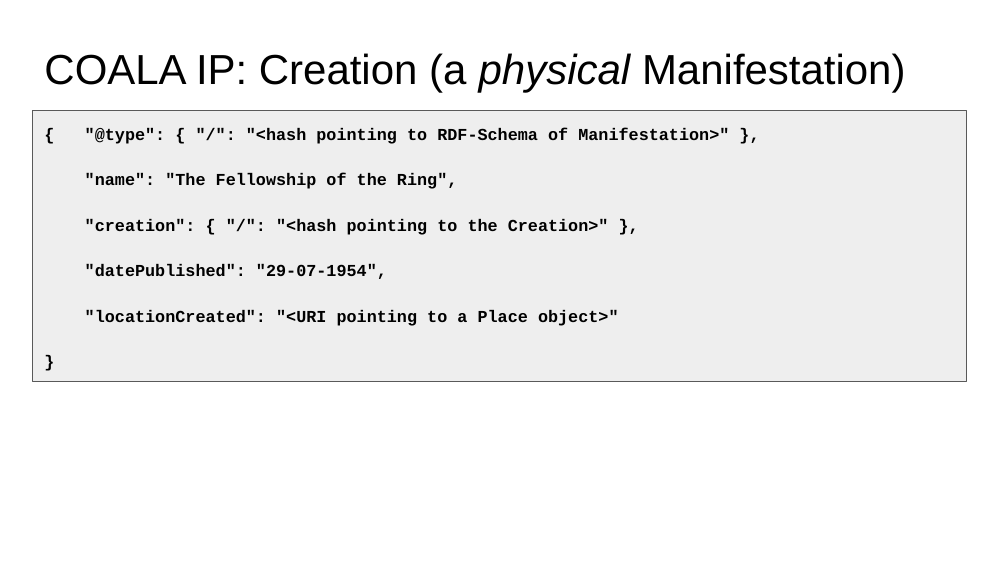
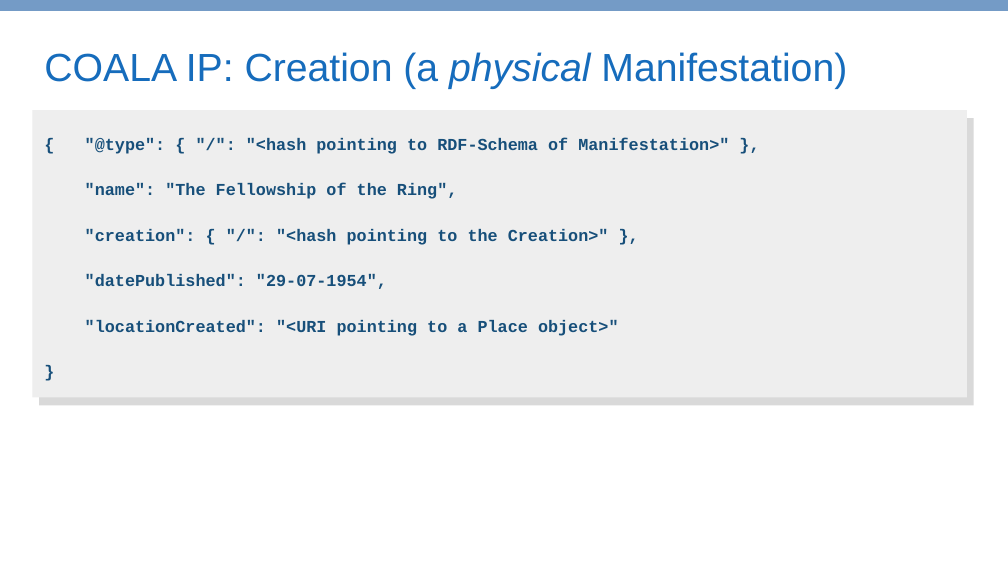
Before and after one commit to COALAIP/specs, a slide deck: slide 18 of presentations/COALA IP - short.pptx. Drawn at 1008x567 pixels with LibreOffice and Linux fonts; fonts in the diff are those of the drawing. Boxes give left, top, right and bottom in pixels: in the first picture for what was removed or moved away, otherwise in the second. Text is boxed around its words. In the diff, an @@ line names an element or a change of style, - is before the commit and + after.

```diff
--- a/presentations/COALA IP - short.pptx
+++ b/presentations/COALA IP - short.pptx
@@ rectangle added at box(0, 0, 1008, 11), fill #749BC6 @@
@@ title "COALA IP: Creation (a physical ..." at box(44, 52, 847, 89): size 30 to 28 pt, text colour #000000 to #166CBC @@
@@ rectangle: place and size @@
-rectangle at box(32, 110, 967, 381)
+rectangle at box(32, 110, 967, 397)
@@ rectangle at box(32, 110, 967, 397): outline #595959 0.75 pt to none @@
@@ rectangle added at box(39, 118, 974, 405), fill #D9D9D9 @@
@@ text "{ "@type": { "/": "<hash ...": place and size @@
-text "{ "@type": { "/": "<hash ..." at box(85, 127, 729, 326)
+text "{ "@type": { "/": "<hash ..." at box(85, 137, 729, 336)
@@ text "{ "@type": { "/": "<hash ..." at box(85, 137, 729, 336): text colour #000000 to #174F7A @@
```
Also in this commit, not shown: 21 other slides changed, 1 other file.
